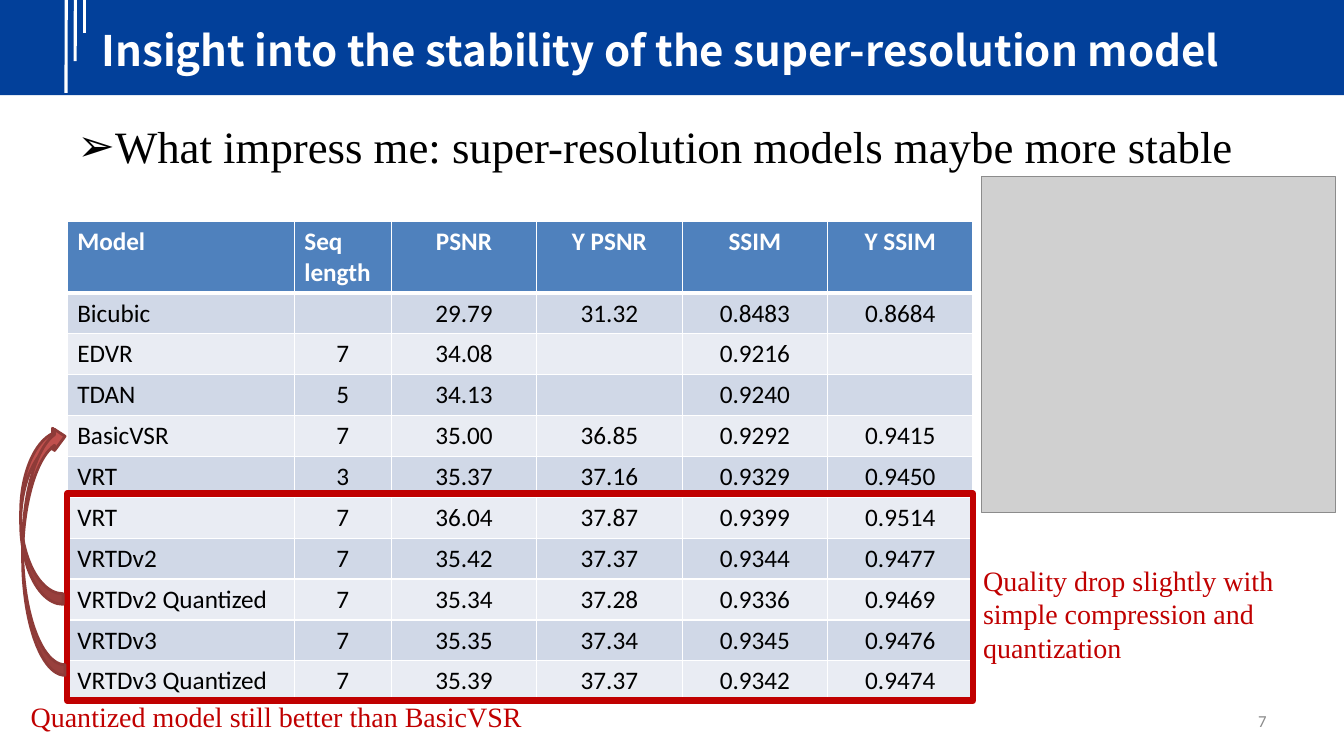
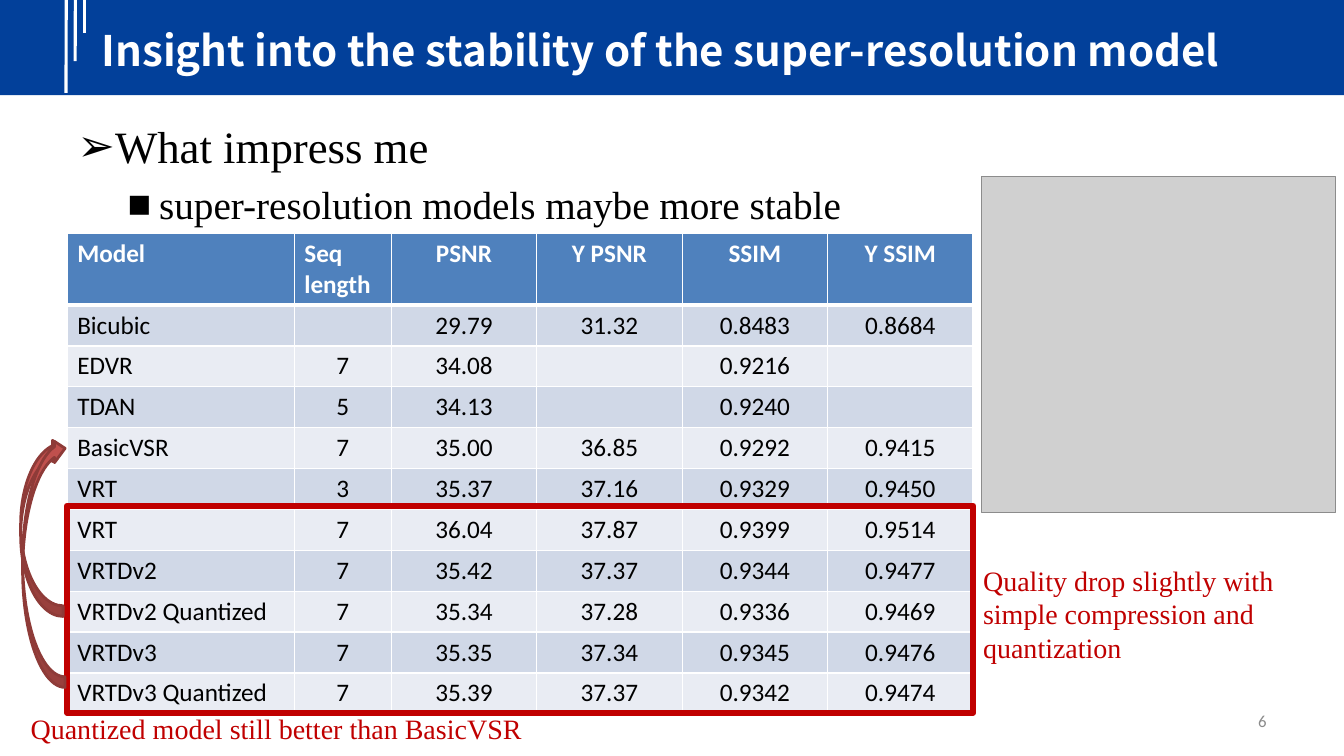
Before and after one commit to yindaheng98/Resume, a slide deck: slide 6 of Intro.pptx (slide 7 before the commit). Drawn at 1344x756 pixels with LibreOffice and Linux fonts; fonts in the diff are those of the drawing; grey boxes stand for pictures; background and template pictures are left out. Boxes give left, top, right and bottom in pixels: in the first picture for what was removed or moved away, otherwise in the second. Text is boxed around its words. In the diff, an @@ line names an element or a change of style, - is before the commit and + after.

```diff
--- a/Intro.pptx
+++ b/Intro.pptx
@@ text at (115, 132, 841, 227): text changed; size 32 to 28 pt @@
-➢ What impress me: super-resolution models maybe more stable
+➢ What impress me
+  ■ super-resolution models maybe more stable
@@ curved left arrow: place and size @@
-curved left arrow at (20, 425, 63, 604)
+curved left arrow at (20, 438, 63, 616)
@@ curved left arrow: place and size @@
-curved left arrow at (22, 425, 65, 676)
+curved left arrow at (22, 438, 65, 688)
@@ 1 table, 1 text, 1 rectangle: place and size @@
-1 table, 1 text, 1 rectangle at (31, 222, 974, 732)
+1 table, 1 text, 1 rectangle at (31, 234, 974, 744)
@@ page number at (1258, 716, 1266, 727): text changed @@
-7
+6
```
Also in this commit, not shown: 8 other slides changed, 5 slides added, 5 slides removed.
